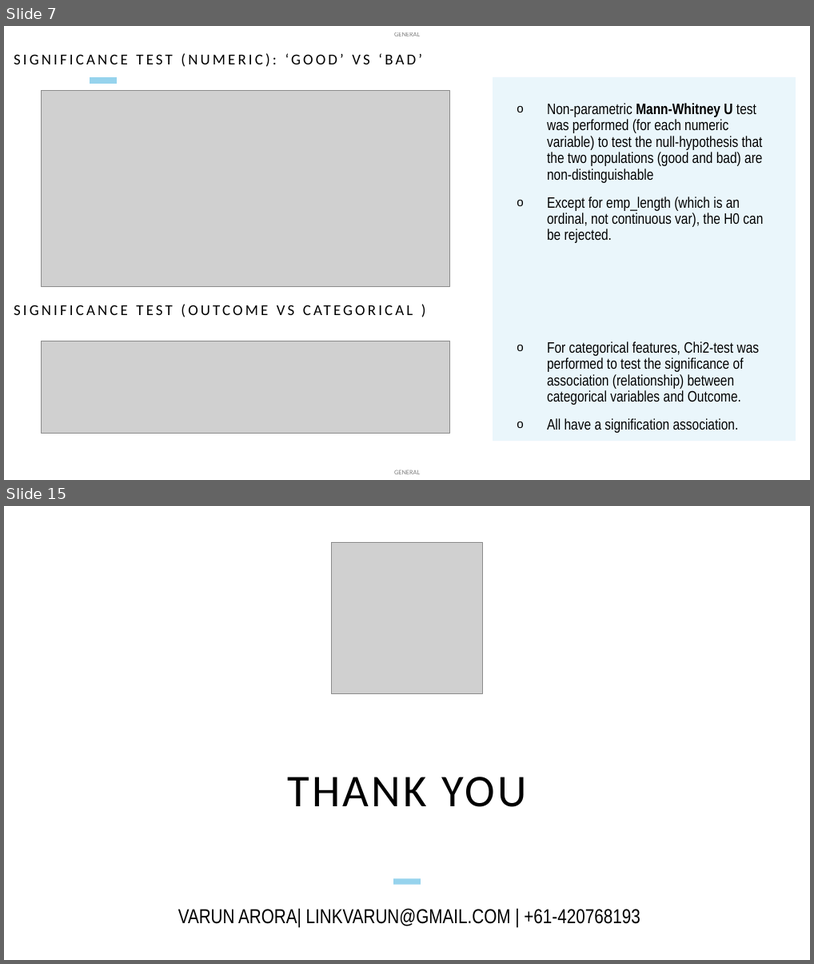
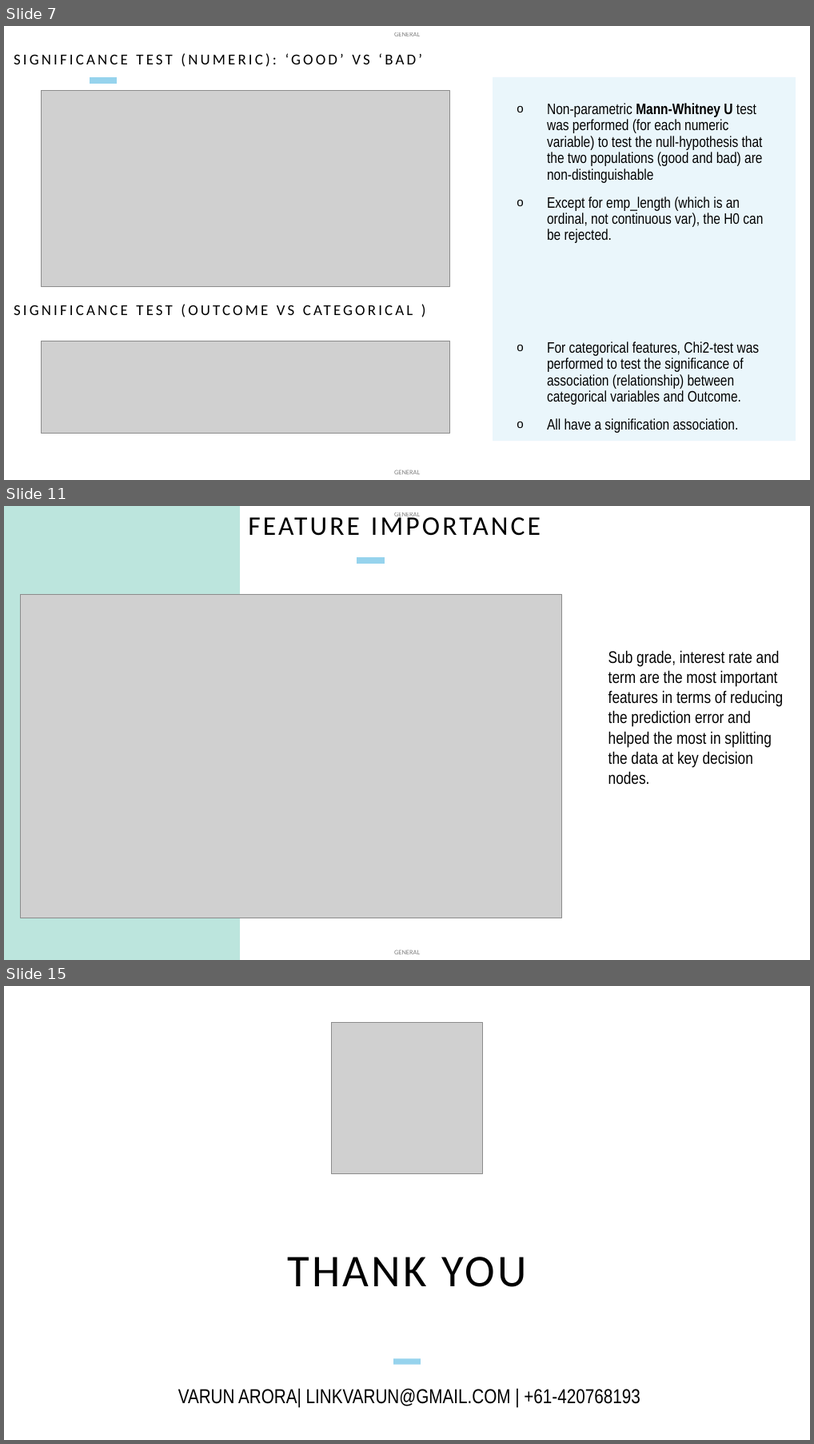
Before and after one commit to linkvarun/credit, a slide deck: Lending club credit risk predictor.pptx. Shown one above the other, each under a label of ours: slides 7 and 15 before the commit, slides 7, 11 and 15 after it; the slides between them are not shown. The pictures are 814x964 and 814x1444 pixels, drawn with LibreOffice and Linux fonts; fonts in the diff are those of the drawing; grey boxes stand for pictures. Boxes give left, top, right and bottom in pixels: in the first picture for what was removed or moved away, otherwise in the second. Text is boxed around its words. In the diff, an @@ line names an element or a change of style, - is before the commit and + after.

```diff
--- a/Lending club credit risk predictor.pptx
+++ b/Lending club credit risk predictor.pptx
@@ slide 11 added at (4, 506, 810, 960), background #FFFFFF; not listed: 2 template elements that a slide beside it also shows @@
@@ rectangle added at (4, 506, 240, 960), fill #BCE5DD @@
@@ title added at (248, 512, 541, 536), 32 pt, text #000000 @@
+FEATURE IMPORTANCE
@@ line added from (358, 560) to (385, 560), #96D3ED 7 pt @@
@@ picture added at (20, 594, 562, 916) @@
@@ text added at (609, 650, 783, 784), 20 pt, text #000000 @@
+  Sub grade, interest rate and term are the most important features in terms of reducing the prediction error and helped the most in splitting the data at key decision nodes.
```
Also in this commit, not shown: 3 slides changed, 4 other slides added, 5 slides removed.
